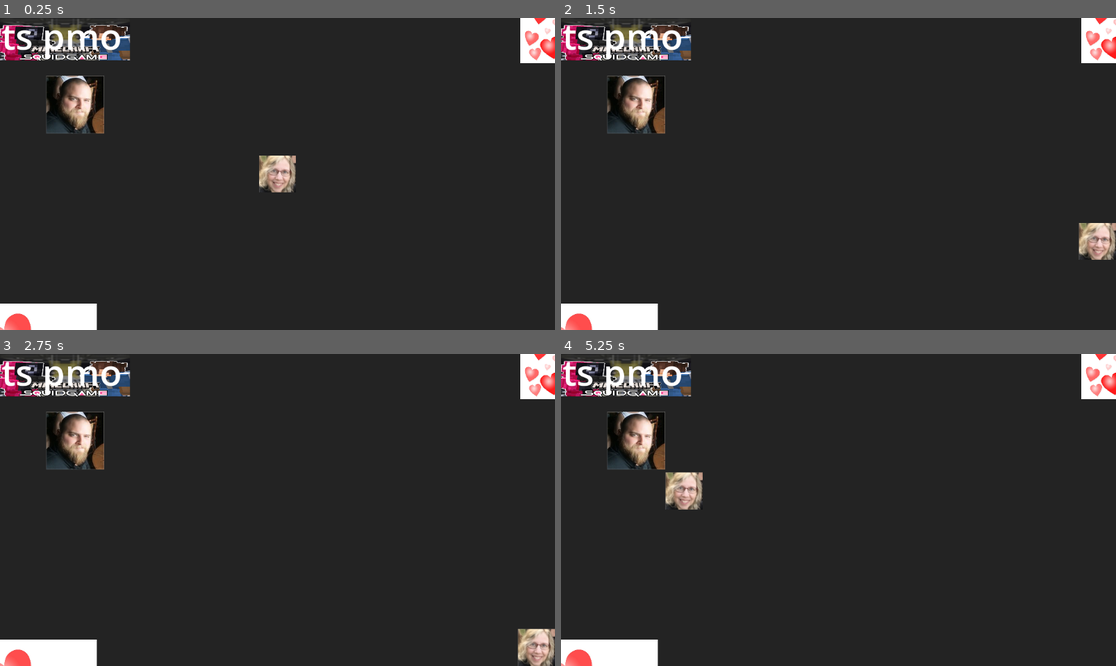
Above: before the commit, frames 1-4 (two rows, left to right).
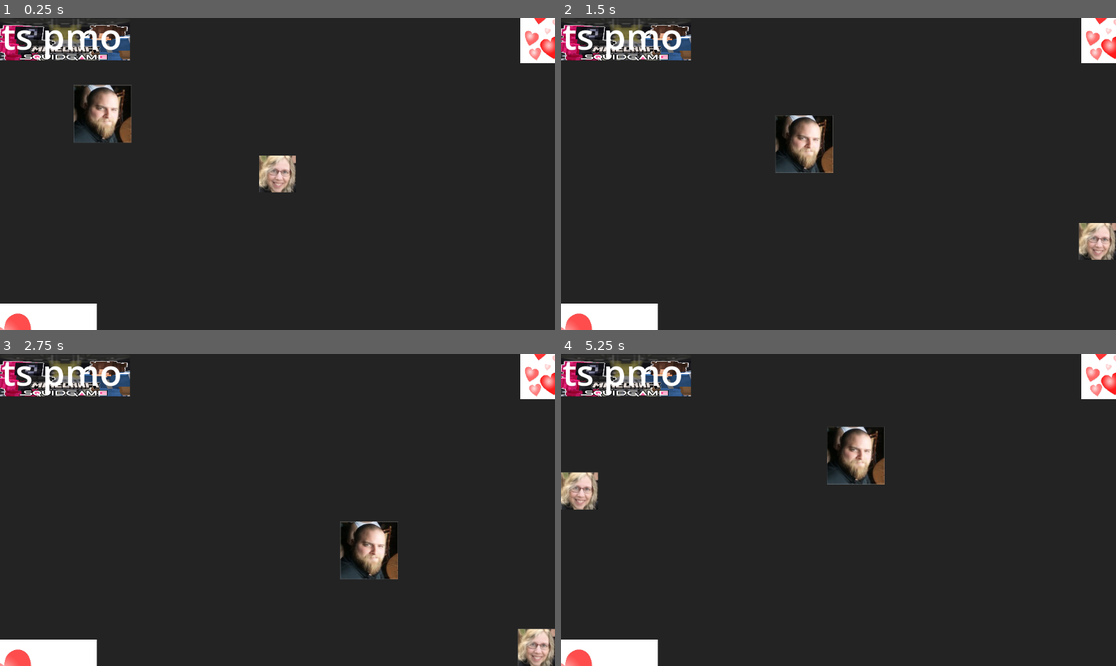
Above: after the commit, the same moments.

Repository: z3roco01/2025-skills-game
Game: Godot game, scene res://scenes/main.tscn
Two runs of this game, one before a commit and one after it. Both use one fixed random seed, a clock stepped at 60 frames per second and the inputs below.
Inputs (mouse positions are in pixels of both pictures, inside the frame that each line leads up to):
- Up to frame 1 (0.25 s): no input
- Up to frame 2 (1.5 s): move the mouse to (960, 158) at 0.52 s; hold D (right) 0.53-1.28 s; tap Shift (dash) at 0.6, 1.35 s; click (960, 158) at 0.67 s; move the mouse to (727, 189) at 1.27 s; hold S (back) from 1.28 s (still down)
- Up to frame 3 (2.75 s): move the mouse to (333, 441) at 2.02 s; release S (back) at 2.03 s; hold D (right) from 2.03 s (still down); tap Shift (dash) at 2.1 s
- Up to frame 4 (5.25 s): move the mouse to (810, 572) at 2.77 s; release D (right) at 2.78 s; hold W (up) 2.78-3.53 s; tap Shift (dash) every 0.75 s from 2.85 to 5.1 s; click (810, 572) at 2.92 s; move the mouse to (1005, 556) at 3.52 s; hold A (left) 3.53-5.03 s; move the mouse to (672, 463) at 4.27 s; move the mouse to (866, 510) at 5.02 s; hold S (back) from 5.03 s (still down); click (866, 510) at 5.17 s

The runs differ from the first frame. In frame 1, 2.3% of the frame differs, in the area x 8-24%, y 18-41%; in frame 2, 2.9%; in frame 3, 2.9%; in frame 4, 4.4%, in the area x 0-59%, y 18-50%.

Commit message:
basic ememyu

Diff:
--- a/scenes/Enemy.tscn
+++ b/scenes/Enemy.tscn
@@ -7,8 +7,6 @@
 size = Vector2(39.4378, 20.5165)
 
 [node name="Anemone" type="RigidBody2D"]
-freeze = true
-freeze_mode = 1
 script = ExtResource("1_r78x5")
 
 [node name="485b60d7-628c-4763-8717-b0b0f7a0f7f5" type="Sprite2D" parent="."]
--- a/scripts/enemy.gd
+++ b/scripts/enemy.gd
@@ -1,11 +1,13 @@
 extends RigidBody2D
 
-
-# Called when the node enters the scene tree for the first time.
-func _ready() -> void:
-	pass # Replace with function body.
-
+@export var SPEED = 4
+var vel = Vector2.ZERO
+# get the player from the parent
+@onready var player = get_parent().get_node("./player")
 
 # Called every frame. 'delta' is the elapsed time since the previous frame.
 func _process(delta: float) -> void:
-	pass
+	var collision = move_and_collide(position.direction_to(player.position) * SPEED)
+
+	if(collision and collision.get_collider() == player):
+		player.decrementHealth(1)
